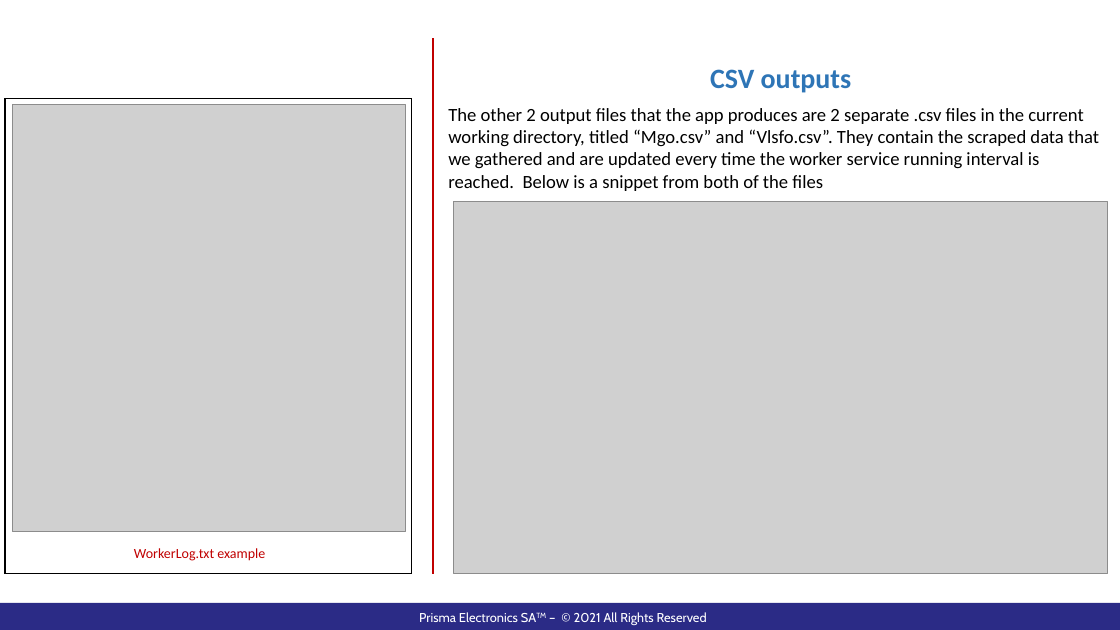
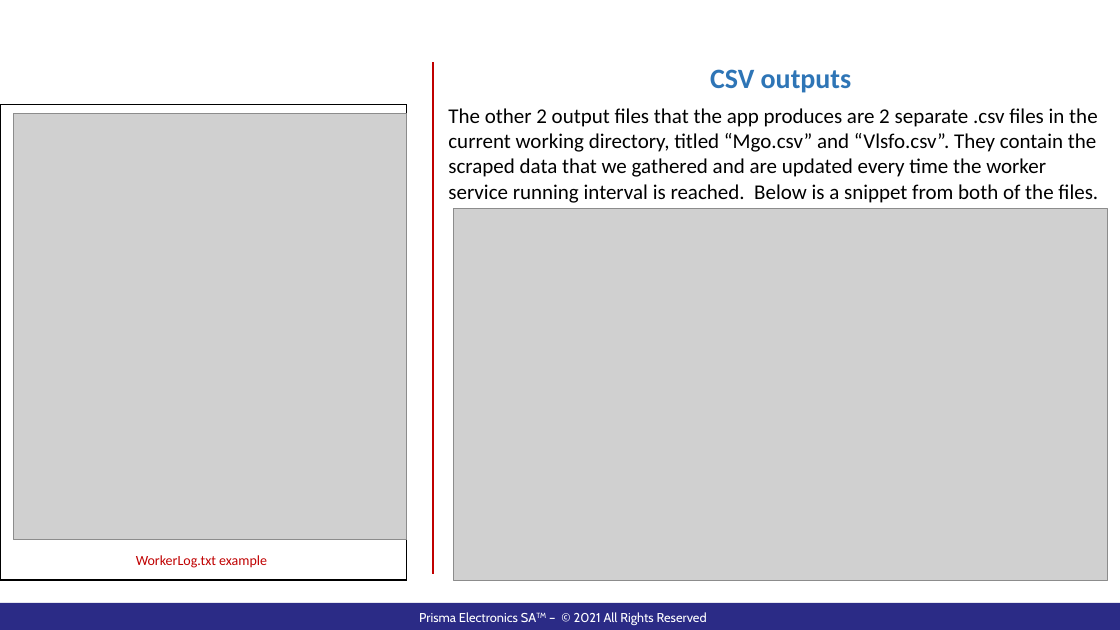
Before and after one commit to pazo0z0o/WorkRelatedLearning, a slide deck: slide 7 of ShipBunkerWindowsService/Documentation/WebScraperPresentation.pptx. Drawn at 1120x630 pixels with LibreOffice and Linux fonts; fonts in the diff are those of the drawing; grey boxes stand for pictures; background and template pictures are left out. Boxes give left, top, right and bottom in pixels: in the first picture for what was removed or moved away, otherwise in the second. Text is boxed around its words. In the diff, an @@ line names an element or a change of style, - is before the commit and + after.

```diff
--- a/ShipBunkerWindowsService/Documentation/WebScraperPresentation.pptx
+++ b/ShipBunkerWindowsService/Documentation/WebScraperPresentation.pptx
@@ line moved from (433, 38) - (433, 574) to (433, 62) - (433, 574) @@
@@ rectangle: place and size @@
-rectangle at box(5, 98, 412, 574)
+rectangle at box(0, 105, 407, 581)
@@ picture: place and size @@
-picture at box(13, 105, 406, 532)
+picture at box(13, 113, 407, 540)
@@ text at box(448, 108, 1098, 203): text changed; size 16 to 18 pt @@
-The other 2 output files that the app produces are 2 separate .csv files in the current working directory, titled “Mgo.csv” and “Vlsfo.csv”. They contain the scraped data that we gathered and are updated every time the worker service running interval is reached. Below is a snippet from both of the files
+The other 2 output files that the app produces are 2 separate .csv files in the current working directory, titled “Mgo.csv” and “Vlsfo.csv”. They contain the scraped data that we gathered and are updated every time the worker service running interval is reached. Below is a snippet from both of the files.
@@ picture: place and size @@
-picture at box(454, 202, 1108, 574)
+picture at box(454, 208, 1108, 581)
@@ text "WorkerLog.txt example": place and size @@
-text "WorkerLog.txt example" at box(134, 548, 265, 561)
+text "WorkerLog.txt example" at box(136, 555, 267, 568)
```
Also in this commit, not shown: 2 other slides changed, 4 slides added, 1 other file.
